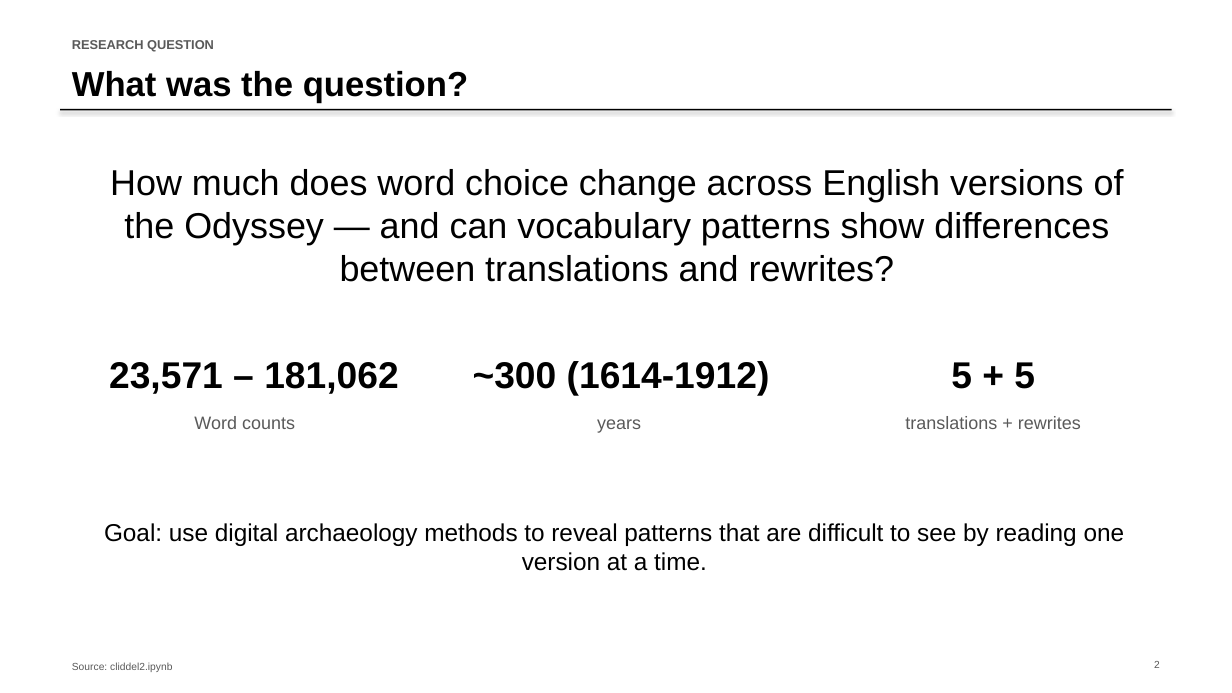
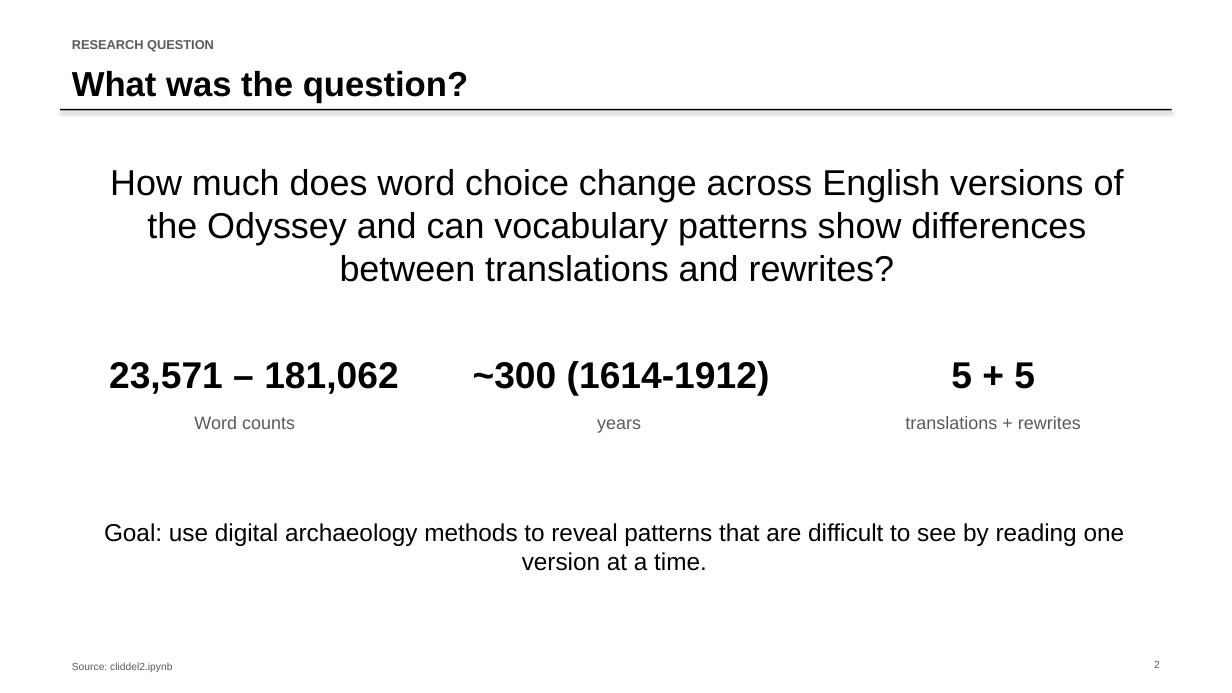
Before and after one commit to Cliddell23/MiniProject1, a slide deck: slide 2 of MiniProject1 Analysis Slides.pptx. Drawn at 1232x693 pixels with LibreOffice and Linux fonts; fonts in the diff are those of the drawing. Boxes give left, top, right and bottom in pixels: in the first picture for what was removed or moved away, otherwise in the second. Text is boxed around its words. In the diff, an @@ line names an element or a change of style, - is before the commit and + after.

```diff
--- a/MiniProject1 Analysis Slides.pptx
+++ b/MiniProject1 Analysis Slides.pptx
@@ text at [110,169,1124,282]: text changed @@
-How much does word choice change across English versions of the Odyssey — and can vocabulary patterns show differences between translations and rewrites?
+How much does word choice change across English versions of the Odyssey and can vocabulary patterns show differences between translations and rewrites?
```
